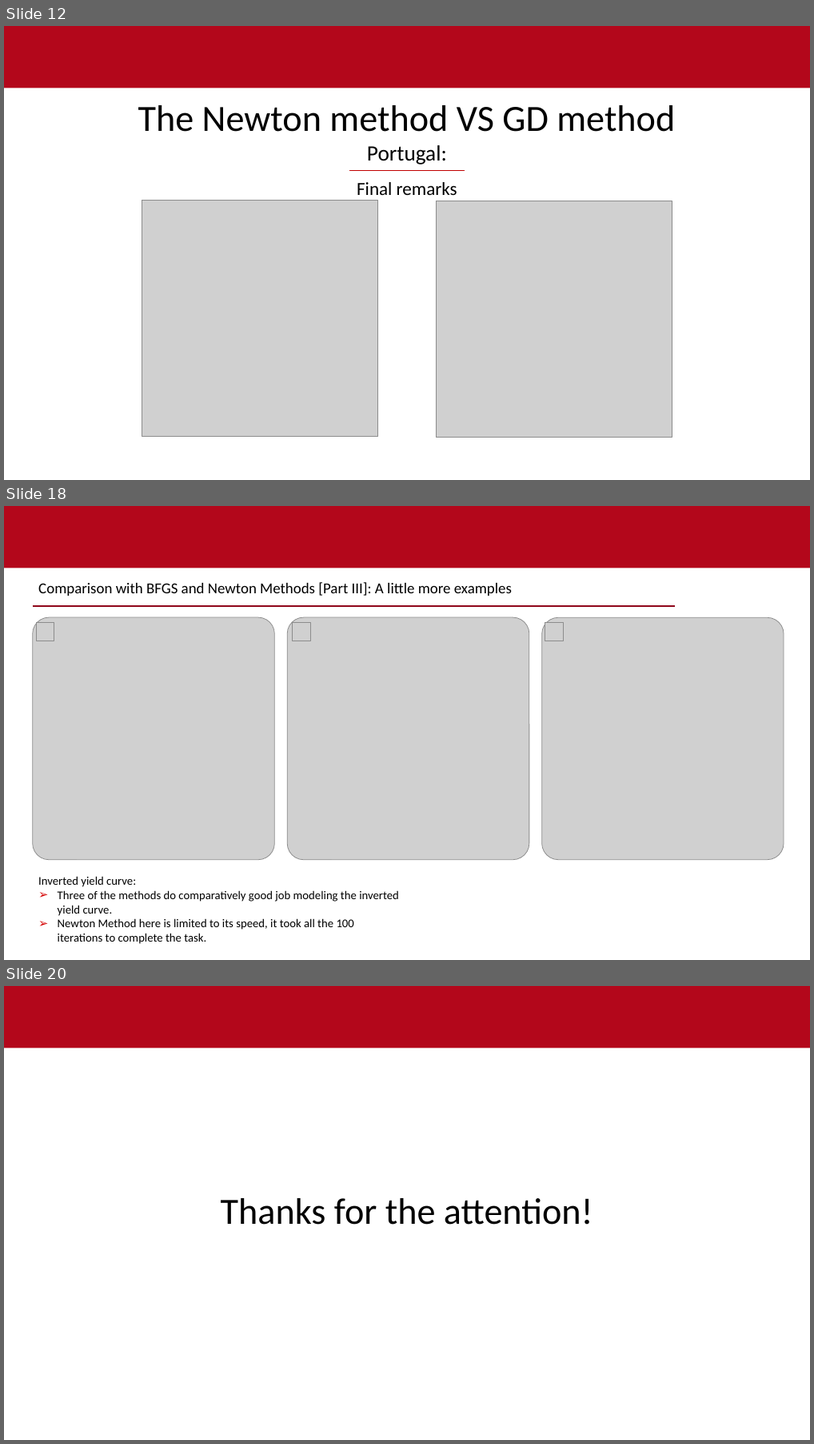
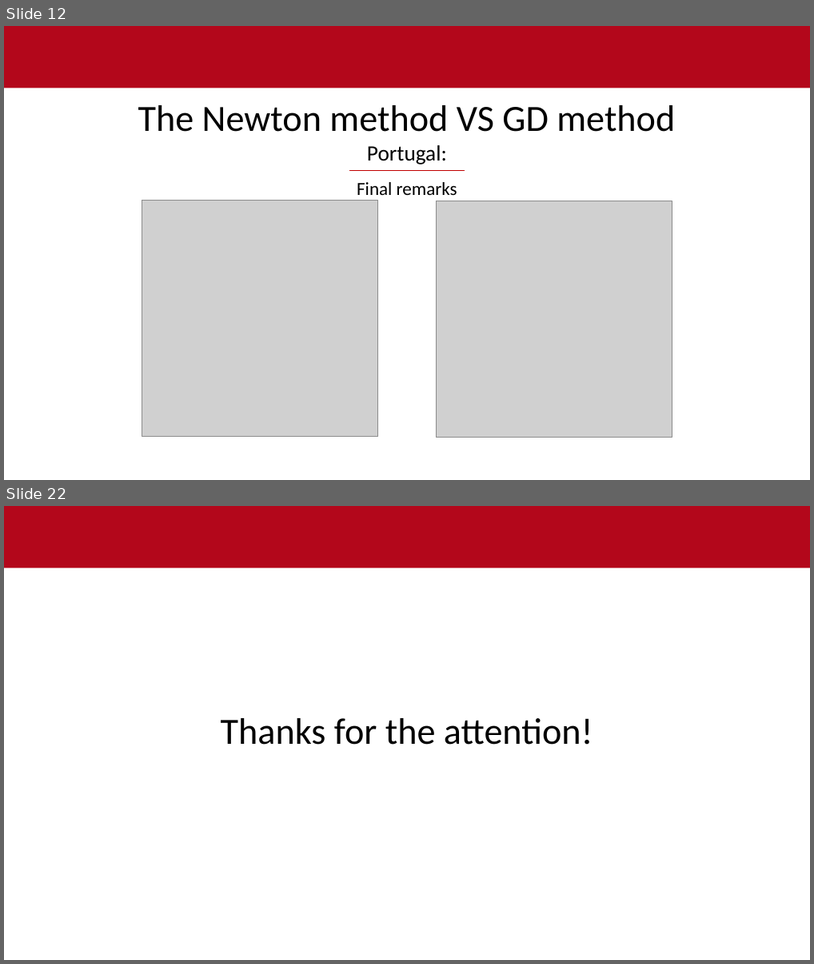
Before and after one commit to ibrahimuali/CompMath, a slide deck: power point - gradient descent newton lm.pptx. Shown one above the other, each under a label of ours: slides 12, 18 and 20 before the commit, slides 12 and 22 after it; the slides between them are not shown. The pictures are 814x1444 and 814x964 pixels, drawn with LibreOffice and Linux fonts; fonts in the diff are those of the drawing; grey boxes stand for pictures; background and template pictures are left out. Boxes give left, top, right and bottom in pixels: in the first picture for what was removed or moved away, otherwise in the second. Text is boxed around its words. In the diff, an @@ line names an element or a change of style, - is before the commit and + after.

```diff
--- a/power point - gradient descent newton lm.pptx
+++ b/power point - gradient descent newton lm.pptx
@@ slide 18 removed at (4,506,810,960), background #FFFFFF; not listed: 1 template element that a slide beside it also shows @@
@@ text removed at (38,582,512,596) @@
-Comparison with BFGS and Newton Methods [Part III]: A little more examples
@@ picture removed at (33,617,274,860) @@
@@ line removed from (33, 607) to (675, 607) @@
@@ picture removed at (36,622,54,640) @@
@@ picture removed at (288,617,530,860) @@
@@ picture removed at (293,622,310,640) @@
@@ picture removed at (542,617,784,860) @@
@@ picture removed at (546,622,563,640) @@
@@ text removed at (38,876,399,944) @@
-Inverted yield curve:
-➢ Three of the methods do comparatively good job modeling the inverted yield curve.
-➢ Newton Method here is limited to its speed, it took all the 100 iterations to complete the task.
@@ what was slide 20 is now slide 22 @@
```
Also in this commit, not shown: 8 slides changed, 3 slides added.
